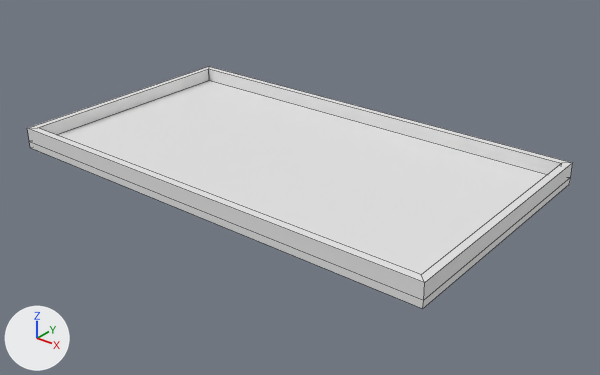
The FBX model Boogie_Bound/Content/Meshes/Field.fbx: old version first, new version second.
Before and after are seen from a 50 mm camera at (6.52, -7.87, 4.56) aimed at (0.25, -0.04, -0.29). Every picture has the same lights, and +X, +Y and +Z are marked at lower left. Mesh edges are drawn as thin lines. Where no turn or scale is listed for an object, it has been applied to the vertices.

Objects in the first picture: 'Bottom Wall', 'Field', 'Left Wall', 'Right Wall', 'Upper Wall'.
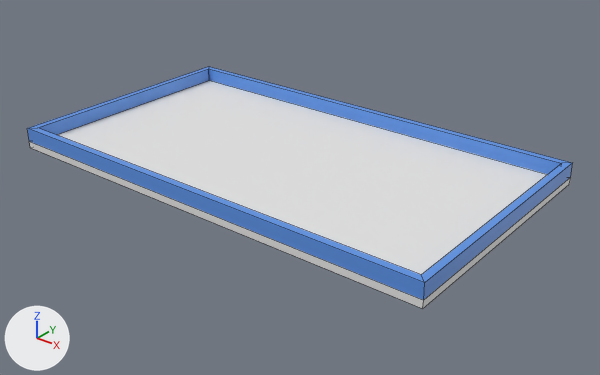
What the commit changed:
Material 'Field Top Material 1' (mat_field_top_material_1) is new.
Its base color is (0.107, 0.291, 0.787) (blue #5c93e5).
me_cube_002 has 8 vertices, 6 faces and spans x -3.2..3.2, y -1.8..-1.7, z 0.05..0.25.
me_cube_002 is used by ob_left_wall; location (0.0, 0.0, 0.0).
me_cube_002 part 3: all 3 faces centred in x 0.0, y -1.8..-1.7, z 0.15..0.25 switch from mat_field_material_1 (white #e7e7e7) to mat_field_top_material_1 (blue #5c93e5).
me_cube_005 has 8 vertices, 6 faces and spans x -3.2..-3.1, y -1.8..1.8, z 0.05..0.25.
me_cube_005 is used by ob_upper_wall; location (0.0, 0.0, 0.0).
me_cube_005 part 1: all 3 faces centred in x -3.2..-3.1, y 0.0, z 0.15..0.25 switch from mat_field_material_1 (white #e7e7e7) to mat_field_top_material_1 (blue #5c93e5).
me_cube_004 has 8 vertices, 6 faces and spans x -3.2..3.2, y 1.7..1.8, z 0.05..0.25.
me_cube_004 is used by ob_right_wall; location (0.0, 0.0, 0.0).
me_cube_004 part 4: all 3 faces centred in x 0.0, y 1.7..1.8, z 0.15..0.25 switch from mat_field_material_1 (white #e7e7e7) to mat_field_top_material_1 (blue #5c93e5).
me_cube_003 has 8 vertices, 6 faces and spans x 3.1..3.2, y -1.8..1.8, z 0.05..0.25.
me_cube_003 is used by ob_bottom_wall; location (0.0, 0.0, 0.0).
me_cube_003 part 2: all 3 faces centred in x 3.1..3.2, y 0.0, z 0.15..0.25 switch from mat_field_material_1 (white #e7e7e7) to mat_field_top_material_1 (blue #5c93e5).

Changed parts and their boxes [x1, y1, x2, y2] in the pictures (600 x 375 px):
part 1 of me_cube_005, recoloured (white to blue)
    both: [29, 67, 209, 135]
part 2 of me_cube_003, recoloured (white to blue)
    both: [422, 163, 573, 299]
part 3 of me_cube_002, recoloured (white to blue)
    both: [27, 128, 425, 300]
part 4 of me_cube_004, recoloured (white to blue)
    both: [209, 67, 571, 174]
